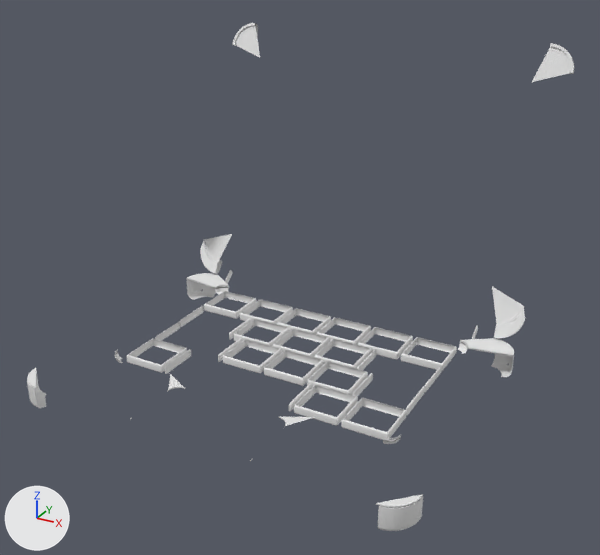
One commit to the glTF model lab_viewer/assets/models/macbook_pro.glb: the scene before it, then after it.
Both versions are drawn from a 50 mm camera at (0.302, -0.554, 0.357) aimed at (0.006, -0.017, 0.088). Every picture has the same lights, and +X, +Y and +Z are marked at lower left. The first picture is the older version.

Objects in the first picture: 'MacBook_1_MacBook.1_0'.
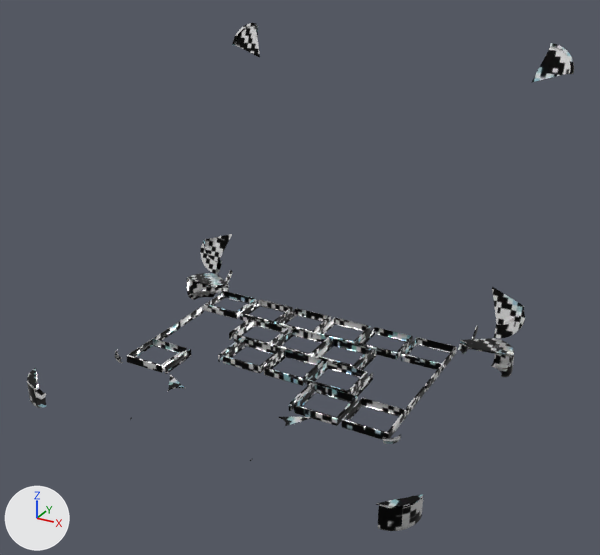
What differs and where, as boxes [x1, y1, x2, y2] in the pictures (600 x 555 px):
'MacBook_1_MacBook.1_0', recoloured
    both: [27, 23, 574, 531]

The change, as a list of edits to the scene's bpy script:
```text
Add img_88c0bdb5ec654271b758cb3c322d512e_macbook_1surface_color:
    img_88c0bdb5ec654271b758cb3c322d512e_macbook_1surface_color = load_image('88c0bdb5ec654271b758cb3c322d512e_MacBook.1Surface_Color', '_unpacked/88c0bdb5ec654271b758cb3c322d512e_MacBook.1Surface_Color', 1024, 1024, 'sRGB')
Add mat_mat_macbook_pro:
    mat_mat_macbook_pro = principled_material('Mat_MacBook_Pro')
    mat_mat_macbook_pro.texture = img_88c0bdb5ec654271b758cb3c322d512e_macbook_1surface_color
    mat_mat_macbook_pro.metallic = 0.75
    mat_mat_macbook_pro.roughness = 0.28
Change me_macbook_1_macbook_1_0:
    where me_macbook_1_macbook_1_0.from_pydata(...)  # 6892 vertices, 12702 faces; spans x -0.165..0.165, y -0.168..0.168, z 0.0..0.258
    add me_macbook_1_macbook_1_0.materials.append(mat_mat_macbook_pro)  # picture img_88c0bdb5ec654271b758cb3c322d512e_macbook_1surface_color
```
